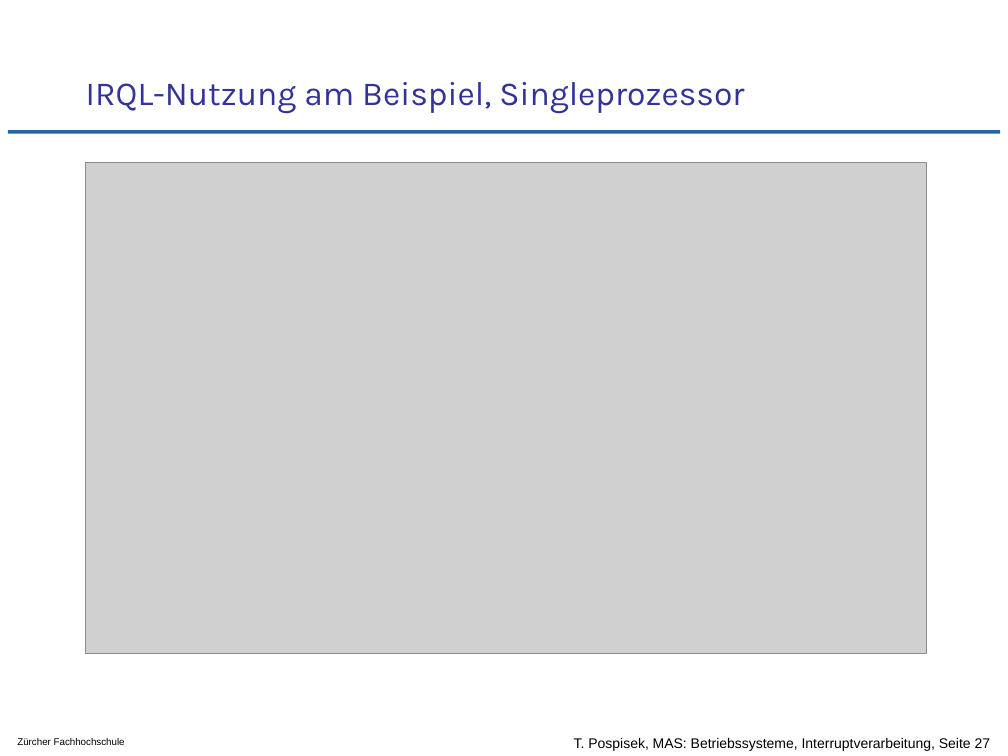
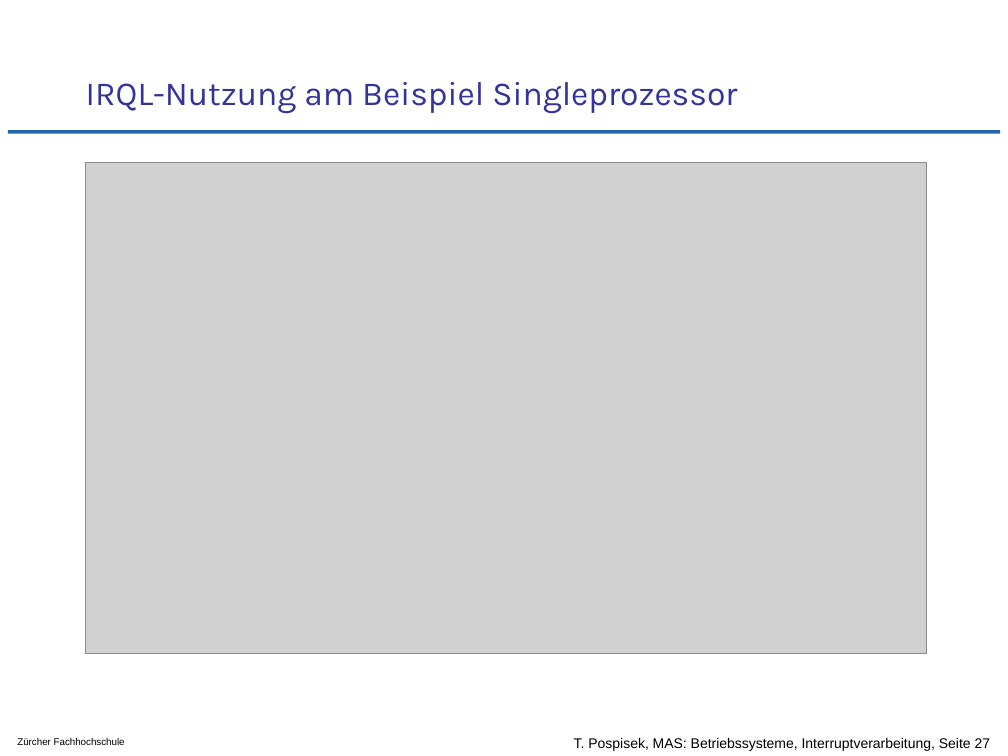
Before and after one commit to tpo/betriebssysteme, a slide deck: slide 27 of 04-3_Interruptverarbeitung_in_Betriebssystemen.odp. Drawn at 1008x756 pixels with LibreOffice and Linux fonts; fonts in the diff are those of the drawing; grey boxes stand for pictures; background and template pictures are left out. Boxes give left, top, right and bottom in pixels: in the first picture for what was removed or moved away, otherwise in the second. Text is boxed around its words. In the diff, an @@ line names an element or a change of style, - is before the commit and + after.

```diff
--- a/04-3_Interruptverarbeitung_in_Betriebssystemen.odp
+++ b/04-3_Interruptverarbeitung_in_Betriebssystemen.odp
@@ title at [86,82,737,114]: text changed @@
-IRQL-Nutzung am Beispiel, Singleprozessor
+IRQL-Nutzung am Beispiel Singleprozessor
```
Also in this commit, not shown: 10 other slides changed.
